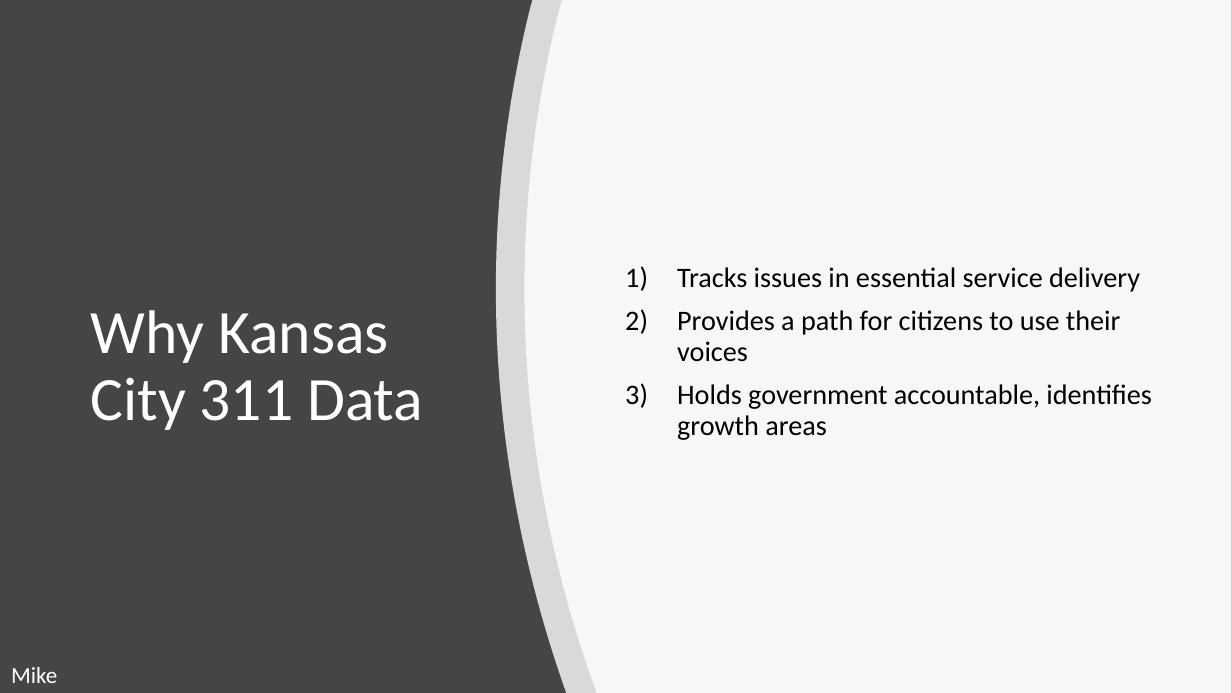
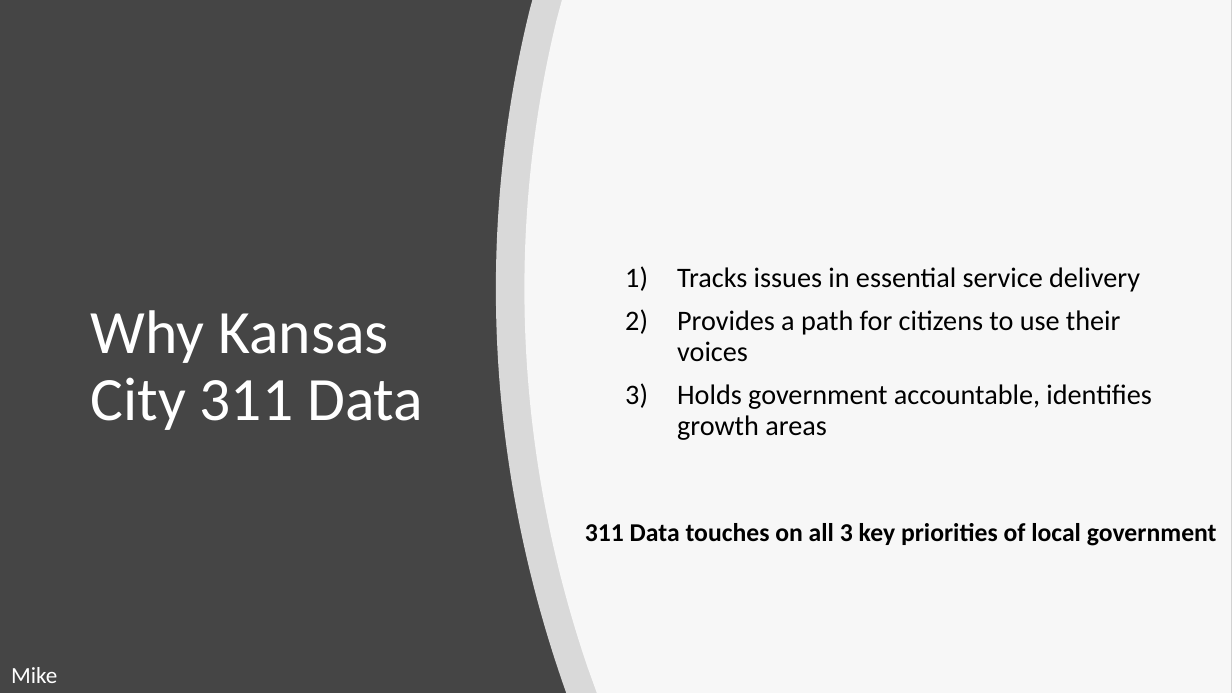
Before and after one commit to Sasmita28/city-service, a slide deck: slide 4 of BootcampProject2Presentation.pptx. Drawn at 1232x693 pixels with LibreOffice and Linux fonts; fonts in the diff are those of the drawing. Boxes give left, top, right and bottom in pixels: in the first picture for what was removed or moved away, otherwise in the second. Text is boxed around its words. In the diff, an @@ line names an element or a change of style, - is before the commit and + after.

```diff
--- a/BootcampProject2Presentation.pptx
+++ b/BootcampProject2Presentation.pptx
@@ text added at box(585, 523, 1217, 546), 20 pt, text #000000, bold @@
+311 Data touches on all 3 key priorities of local government
```
Also in this commit, not shown: 10 other slides changed, 4 slides removed, 8 other files.
